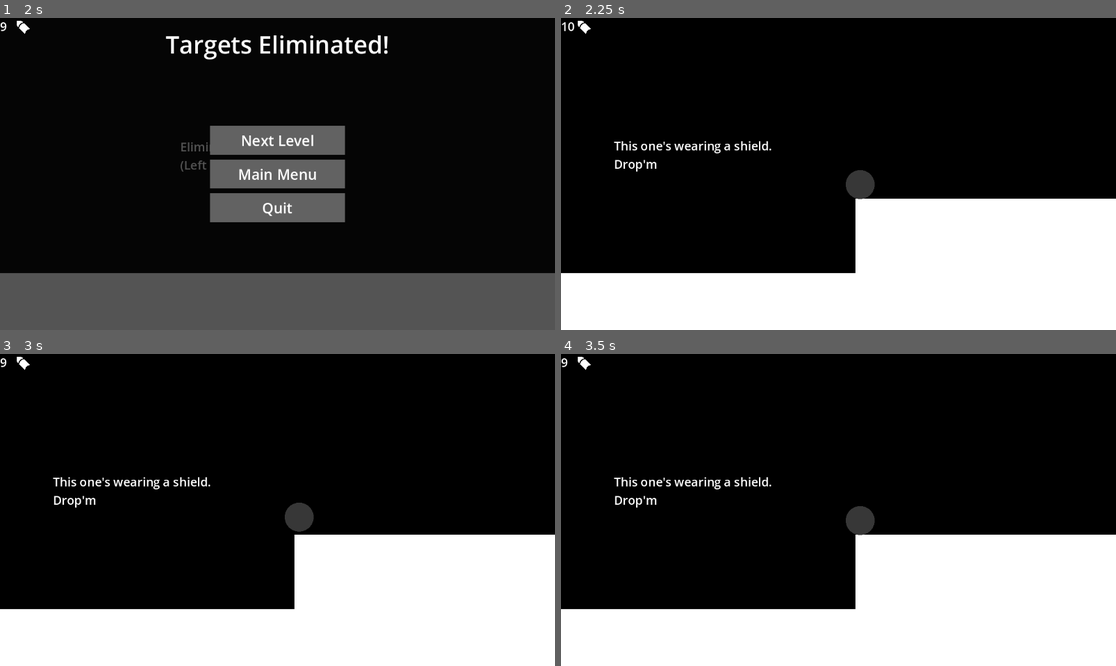
Above: before the commit, frames 1-4 (two rows, left to right).
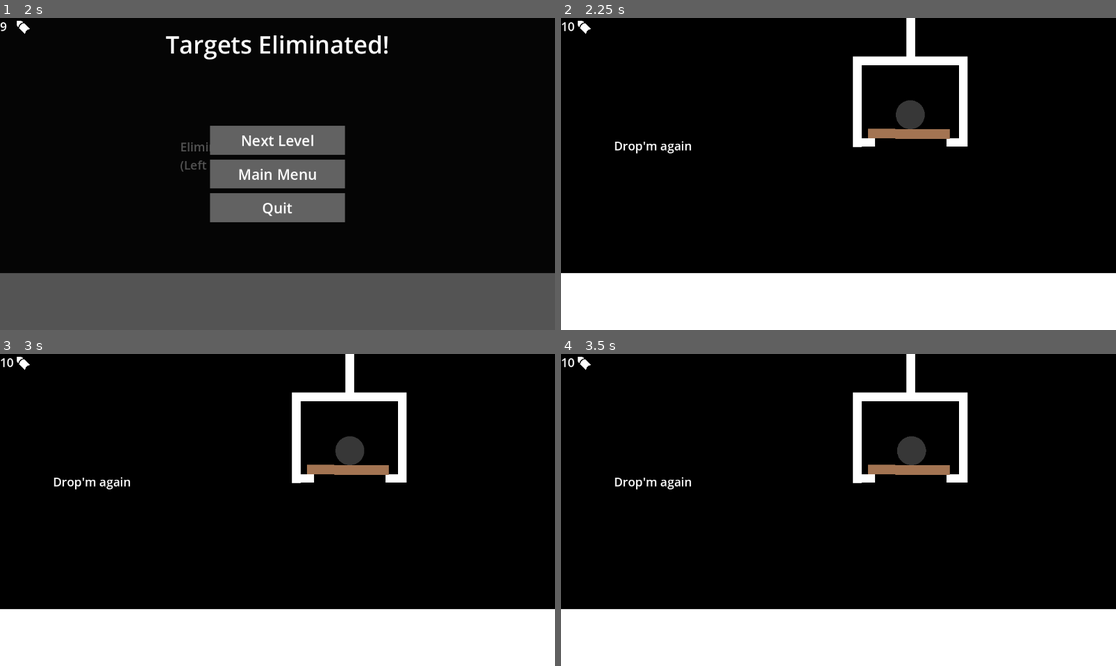
Above: after the commit, the same moments.

Repository: 101zh/jumpstart
Game: Godot game, scene res://gameobjects/MainMenu.tscn
Two runs of this game, one before a commit and one after it. Both use one fixed random seed, a clock stepped at 60 frames per second and the inputs below.
Inputs (mouse positions are in pixels of both pictures, inside the frame that each line leads up to):
- Up to frame 1 (2 s): click "Start Game" at 0.5 s; tap Enter at 1.25 s; move the mouse to (271, 258) at 1.27 s; click (271, 258) at 1.42 s
- Up to frame 2 (2.25 s): click "Next Level" at 2 s
- Up to frame 3 (3 s): tap Space at 2.75 s; move the mouse to (299, 519) at 2.77 s; click (299, 519) at 2.92 s
- Up to frame 4 (3.5 s): no input

Frame 1 is identical in both runs. In frame 2, 15% of the frame differs, in the area x 9-100%, y 0-82%; in frame 3, 15%, in the area x 0-100%, y 0-82%; in frame 4, 15%.

Commit message:
create a few more levels

Diff:
--- a/gameobjects/Logs/ShieldedShortLog.tscn
+++ b/gameobjects/Logs/ShieldedShortLog.tscn
@@ -13,6 +13,7 @@
 can_sleep = false
 script = ExtResource("1_huv5a")
 isShielded = true
+impulseStrength = 25.0
 
 [node name="CollisionShape2D" type="CollisionShape2D" parent="."]
 shape = SubResource("RectangleShape2D_njov2")
--- /dev/null
+++ b/scenes/Levels/10.tscn
@@ -0,0 +1,220 @@
+[gd_scene load_steps=12 format=3 uid="uid://b113k2erdot4q"]
+
+[ext_resource type="PackedScene" uid="uid://dj0i3ilb0em5e" path="res://gameobjects/LevelCompleteMenu.tscn" id="1_uo4vm"]
+[ext_resource type="PackedScene" uid="uid://hp67lgdqe4o0" path="res://gameobjects/PauseMenu.tscn" id="2_3c3fy"]
+[ext_resource type="Texture2D" uid="uid://cqkpstk3ab03o" path="res://scripts/bullet_icon.png" id="3_d8jvn"]
+[ext_resource type="PackedScene" uid="uid://sbwpjuxunt7m" path="res://gameobjects/ShieldedEnemy.tscn" id="4_keeqc"]
+[ext_resource type="PackedScene" uid="uid://cedn7npun3ndo" path="res://gameobjects/Logs/ShortLog.tscn" id="4_n4ccf"]
+[ext_resource type="PackedScene" uid="uid://cij0pk5ot36v5" path="res://gameobjects/Logs/ShieldedMediumLog.tscn" id="5_uo4vm"]
+[ext_resource type="PackedScene" uid="uid://dk3m8yiyy7mbs" path="res://gameobjects/Enemy.tscn" id="5_v3nfo"]
+[ext_resource type="PackedScene" uid="uid://se5tqd4uybrx" path="res://gameobjects/Logs/MediumLog.tscn" id="5_xmdnp"]
+[ext_resource type="PackedScene" uid="uid://bvne8qxuy3qxb" path="res://gameobjects/Logs/ShieldedShortLog.tscn" id="7_ctto7"]
+
+[sub_resource type="CanvasTexture" id="CanvasTexture_myinc"]
+
+[sub_resource type="WorldBoundaryShape2D" id="WorldBoundaryShape2D_myinc"]
+
+[node name="Node2D" type="Node2D"]
+
+[node name="CanvasLayer" type="CanvasLayer" parent="."]
+
+[node name="LevelCompleteMenu" parent="CanvasLayer" instance=ExtResource("1_uo4vm")]
+wait_time = 5.0
+bullet_count = 1
+
+[node name="PauseMenu" parent="CanvasLayer" instance=ExtResource("2_3c3fy")]
+visible = false
+
+[node name="BulletNumber" type="Label" parent="CanvasLayer"]
+offset_right = 137.0
+offset_bottom = 50.0
+theme_override_font_sizes/font_size = 25
+text = "1"
+
+[node name="BulletIcon" type="Sprite2D" parent="CanvasLayer"]
+position = Vector2(48, 19)
+texture = ExtResource("3_d8jvn")
+
+[node name="Background" type="Sprite2D" parent="."]
+modulate = Color(0, 0, 0, 1)
+z_index = -10
+position = Vector2(573, 291)
+scale = Vector2(1246, 682)
+texture = SubResource("CanvasTexture_myinc")
+
+[node name="Ground" type="Sprite2D" parent="."]
+position = Vector2(540, 622.75)
+scale = Vector2(1450, 184.5)
+texture = SubResource("CanvasTexture_myinc")
+
+[node name="StaticBody2D" type="StaticBody2D" parent="Ground"]
+position = Vector2(0.0131034, -0.49729)
+scale = Vector2(0.000689655, 0.00542006)
+
+[node name="CollisionShape2D" type="CollisionShape2D" parent="Ground/StaticBody2D"]
+shape = SubResource("WorldBoundaryShape2D_myinc")
+
+[node name="Log12" parent="." instance=ExtResource("7_ctto7")]
+position = Vector2(303, 388)
+
+[node name="Log17" parent="." instance=ExtResource("7_ctto7")]
+position = Vector2(417, 388)
+
+[node name="Log18" parent="." instance=ExtResource("7_ctto7")]
+position = Vector2(542, 388)
+
+[node name="Log19" parent="." instance=ExtResource("7_ctto7")]
+position = Vector2(666, 388)
+
+[node name="Log20" parent="." instance=ExtResource("7_ctto7")]
+position = Vector2(779, 388)
+
+[node name="Log13" parent="." instance=ExtResource("5_uo4vm")]
+position = Vector2(355, 337)
+rotation = 1.5708
+
+[node name="Log14" parent="." instance=ExtResource("5_uo4vm")]
+position = Vector2(479, 337)
+rotation = 1.5708
+
+[node name="Log15" parent="." instance=ExtResource("5_uo4vm")]
+position = Vector2(603, 337)
+rotation = 1.5708
+
+[node name="Log16" parent="." instance=ExtResource("5_uo4vm")]
+position = Vector2(727, 337)
+rotation = 1.5708
+
+[node name="Log26" parent="." instance=ExtResource("7_ctto7")]
+position = Vector2(418, 187)
+
+[node name="Log27" parent="." instance=ExtResource("7_ctto7")]
+position = Vector2(543, 187)
+
+[node name="Log31" parent="." instance=ExtResource("7_ctto7")]
+position = Vector2(667, 187)
+
+[node name="Log34" parent="." instance=ExtResource("5_uo4vm")]
+position = Vector2(480, 136)
+rotation = 1.5708
+
+[node name="Log35" parent="." instance=ExtResource("5_uo4vm")]
+position = Vector2(604, 136)
+rotation = 1.5708
+
+[node name="Log" parent="." instance=ExtResource("4_n4ccf")]
+position = Vector2(249, 490)
+
+[node name="Log3" parent="." instance=ExtResource("4_n4ccf")]
+position = Vector2(362, 490)
+
+[node name="Log8" parent="." instance=ExtResource("4_n4ccf")]
+position = Vector2(487, 490)
+
+[node name="Log9" parent="." instance=ExtResource("4_n4ccf")]
+position = Vector2(610, 490)
+
+[node name="Log10" parent="." instance=ExtResource("4_n4ccf")]
+position = Vector2(734, 490)
+
+[node name="Log11" parent="." instance=ExtResource("4_n4ccf")]
+position = Vector2(848, 490)
+
+[node name="Log2" parent="." instance=ExtResource("5_xmdnp")]
+position = Vector2(300, 439)
+rotation = 1.5708
+
+[node name="Log4" parent="." instance=ExtResource("5_xmdnp")]
+position = Vector2(424, 439)
+rotation = 1.5708
+
+[node name="Log5" parent="." instance=ExtResource("5_xmdnp")]
+position = Vector2(548, 439)
+rotation = 1.5708
+
+[node name="Log6" parent="." instance=ExtResource("5_xmdnp")]
+position = Vector2(672, 439)
+rotation = 1.5708
+
+[node name="Log7" parent="." instance=ExtResource("5_xmdnp")]
+position = Vector2(796, 439)
+rotation = 1.5708
+
+[node name="Log22" parent="." instance=ExtResource("4_n4ccf")]
+position = Vector2(356, 287)
+
+[node name="Log23" parent="." instance=ExtResource("4_n4ccf")]
+position = Vector2(481, 287)
+
+[node name="Log24" parent="." instance=ExtResource("4_n4ccf")]
+position = Vector2(604, 287)
+
+[node name="Log25" parent="." instance=ExtResource("4_n4ccf")]
+position = Vector2(728, 287)
+
+[node name="Log28" parent="." instance=ExtResource("5_xmdnp")]
+position = Vector2(418, 236)
+rotation = 1.5708
+
+[node name="Log29" parent="." instance=ExtResource("5_xmdnp")]
+position = Vector2(542, 236)
+rotation = 1.5708
+
+[node name="Log30" parent="." instance=ExtResource("5_xmdnp")]
+position = Vector2(666, 236)
+rotation = 1.5708
+
+[node name="Log33" parent="." instance=ExtResource("4_n4ccf")]
+position = Vector2(481, 85)
+
+[node name="Log36" parent="." instance=ExtResource("4_n4ccf")]
+position = Vector2(604, 85)
+
+[node name="Log39" parent="." instance=ExtResource("5_xmdnp")]
+position = Vector2(542, 34)
+rotation = 1.5708
+
+[node name="ShieldedEnemy" parent="." instance=ExtResource("4_keeqc")]
+position = Vector2(541, 95)
+
+[node name="ShieldedEnemy2" parent="." instance=ExtResource("4_keeqc")]
+position = Vector2(541, 295)
+
+[node name="ShieldedEnemy3" parent="." instance=ExtResource("4_keeqc")]
+position = Vector2(665, 295)
+
+[node name="ShieldedEnemy4" parent="." instance=ExtResource("4_keeqc")]
+position = Vector2(418, 295)
+
+[node name="ShieldedEnemy6" parent="." instance=ExtResource("4_keeqc")]
+position = Vector2(425, 499)
+
+[node name="ShieldedEnemy7" parent="." instance=ExtResource("4_keeqc")]
+position = Vector2(549, 499)
+
+[node name="ShieldedEnemy8" parent="." instance=ExtResource("4_keeqc")]
+position = Vector2(302, 499)
+
+[node name="ShieldedEnemy9" parent="." instance=ExtResource("4_keeqc")]
+position = Vector2(798, 499)
+
+[node name="ShieldedEnemy11" parent="." instance=ExtResource("4_keeqc")]
+position = Vector2(675, 499)
+
+[node name="Enemy" parent="." instance=ExtResource("5_v3nfo")]
+position = Vector2(481, 196)
+
+[node name="Enemy2" parent="." instance=ExtResource("5_v3nfo")]
+position = Vector2(604, 196)
+
+[node name="Enemy5" parent="." instance=ExtResource("5_v3nfo")]
+position = Vector2(362, 398)
+
+[node name="Enemy6" parent="." instance=ExtResource("5_v3nfo")]
+position = Vector2(485, 398)
+
+[node name="Enemy7" parent="." instance=ExtResource("5_v3nfo")]
+position = Vector2(611, 399)
+
+[node name="Enemy8" parent="." instance=ExtResource("5_v3nfo")]
+position = Vector2(734, 399)
--- a/scenes/Levels/2.tscn
+++ b/scenes/Levels/2.tscn
@@ -71,7 +71,6 @@
 
 [node name="CollisionShape2D" type="CollisionShape2D" parent="Ground2/StaticBody2D"]
 position = Vector2(-29.6589, 77.5249)
-scale = Vector2(1, 1)
 shape = SubResource("RectangleShape2D_kq1h3")
 
 [node name="ShieldedEnemy" parent="." instance=ExtResource("4_kq1h3")]
--- a/scenes/Levels/6.tscn
+++ b/scenes/Levels/6.tscn
@@ -14,7 +14,7 @@
 [node name="CanvasLayer" type="CanvasLayer" parent="."]
 
 [node name="LevelCompleteMenu" parent="CanvasLayer" instance=ExtResource("1_3tonr")]
-bullet_count = 4
+bullet_count = 2
 
 [node name="PauseMenu" parent="CanvasLayer" instance=ExtResource("2_cehrq")]
 visible = false
--- /dev/null
+++ b/scenes/Levels/7.tscn
@@ -0,0 +1,97 @@
+[gd_scene load_steps=12 format=3 uid="uid://3w6s32kp6xvd"]
+
+[ext_resource type="PackedScene" uid="uid://dj0i3ilb0em5e" path="res://gameobjects/LevelCompleteMenu.tscn" id="1_03jcc"]
+[ext_resource type="PackedScene" uid="uid://hp67lgdqe4o0" path="res://gameobjects/PauseMenu.tscn" id="2_4u3vk"]
+[ext_resource type="Texture2D" uid="uid://cqkpstk3ab03o" path="res://scripts/bullet_icon.png" id="3_neb2m"]
+[ext_resource type="PackedScene" uid="uid://se5tqd4uybrx" path="res://gameobjects/Logs/MediumLog.tscn" id="4_4u3vk"]
+[ext_resource type="PackedScene" uid="uid://dg3txsdel0lyq" path="res://gameobjects/Logs/ShieldedLongLog.tscn" id="5_neb2m"]
+[ext_resource type="PackedScene" uid="uid://dk3m8yiyy7mbs" path="res://gameobjects/Enemy.tscn" id="6_7vsvq"]
+[ext_resource type="PackedScene" uid="uid://cij0pk5ot36v5" path="res://gameobjects/Logs/ShieldedMediumLog.tscn" id="7_7vsvq"]
+
+[sub_resource type="CanvasTexture" id="CanvasTexture_myinc"]
+
+[sub_resource type="WorldBoundaryShape2D" id="WorldBoundaryShape2D_myinc"]
+
+[sub_resource type="CanvasTexture" id="CanvasTexture_neb2m"]
+
+[sub_resource type="RectangleShape2D" id="RectangleShape2D_7vsvq"]
+size = Vector2(1425.86, 183.238)
+
+[node name="Node2D" type="Node2D"]
+
+[node name="CanvasLayer" type="CanvasLayer" parent="."]
+
+[node name="LevelCompleteMenu" parent="CanvasLayer" instance=ExtResource("1_03jcc")]
+bullet_count = 1
+
+[node name="PauseMenu" parent="CanvasLayer" instance=ExtResource("2_4u3vk")]
+visible = false
+
+[node name="BulletNumber" type="Label" parent="CanvasLayer"]
+offset_right = 137.0
+offset_bottom = 50.0
+theme_override_font_sizes/font_size = 25
+text = "1"
+
+[node name="BulletIcon" type="Sprite2D" parent="CanvasLayer"]
+position = Vector2(48, 19)
+texture = ExtResource("3_neb2m")
+
+[node name="Background" type="Sprite2D" parent="."]
+modulate = Color(0, 0, 0, 1)
+z_index = -10
+position = Vector2(573, 291)
+scale = Vector2(1246, 682)
+texture = SubResource("CanvasTexture_myinc")
+
+[node name="Ground" type="Sprite2D" parent="."]
+position = Vector2(540, 622.75)
+scale = Vector2(1450, 184.5)
+texture = SubResource("CanvasTexture_myinc")
+
+[node name="StaticBody2D" type="StaticBody2D" parent="Ground"]
+position = Vector2(0.0131034, -0.49729)
+scale = Vector2(0.000689655, 0.00542006)
+
+[node name="CollisionShape2D" type="CollisionShape2D" parent="Ground/StaticBody2D"]
+shape = SubResource("WorldBoundaryShape2D_myinc")
+
+[node name="Log2" parent="." instance=ExtResource("4_4u3vk")]
+position = Vector2(596, 467)
+
+[node name="Log5" parent="." instance=ExtResource("5_neb2m")]
+position = Vector2(346, 393)
+rotation = 1.5708
+
+[node name="Log6" parent="." instance=ExtResource("5_neb2m")]
+position = Vector2(518, 393)
+rotation = 1.5708
+
+[node name="Enemy" parent="." instance=ExtResource("6_7vsvq")]
+position = Vector2(349, 347)
+
+[node name="Enemy2" parent="." instance=ExtResource("6_7vsvq")]
+position = Vector2(501, 349)
+
+[node name="Enemy3" parent="." instance=ExtResource("6_7vsvq")]
+position = Vector2(349, 497)
+
+[node name="Enemy4" parent="." instance=ExtResource("6_7vsvq")]
+position = Vector2(516, 497)
+
+[node name="Ground2" type="Sprite2D" parent="."]
+position = Vector2(432, 469)
+scale = Vector2(15, 124)
+texture = SubResource("CanvasTexture_neb2m")
+
+[node name="StaticBody2D" type="StaticBody2D" parent="Ground2"]
+position = Vector2(0.0131034, -0.49729)
+scale = Vector2(0.000689655, 0.00542006)
+
+[node name="CollisionShape2D" type="CollisionShape2D" parent="Ground2/StaticBody2D"]
+position = Vector2(-29.6602, 91.4295)
+shape = SubResource("RectangleShape2D_7vsvq")
+
+[node name="Log3" parent="." instance=ExtResource("7_7vsvq")]
+position = Vector2(271, 466)
+impulseStrength = 50.0
--- /dev/null
+++ b/scenes/Levels/8.tscn
@@ -0,0 +1,85 @@
+[gd_scene load_steps=10 format=3 uid="uid://dosxfml5h3ic3"]
+
+[ext_resource type="PackedScene" uid="uid://dj0i3ilb0em5e" path="res://gameobjects/LevelCompleteMenu.tscn" id="1_myb52"]
+[ext_resource type="PackedScene" uid="uid://hp67lgdqe4o0" path="res://gameobjects/PauseMenu.tscn" id="2_apjvi"]
+[ext_resource type="Texture2D" uid="uid://cqkpstk3ab03o" path="res://scripts/bullet_icon.png" id="3_ja2kv"]
+[ext_resource type="PackedScene" uid="uid://sbwpjuxunt7m" path="res://gameobjects/ShieldedEnemy.tscn" id="4_g4ipd"]
+[ext_resource type="PackedScene" uid="uid://d0mdlixr700io" path="res://gameobjects/Logs/LongLog.tscn" id="5_t3gso"]
+[ext_resource type="PackedScene" uid="uid://bvne8qxuy3qxb" path="res://gameobjects/Logs/ShieldedShortLog.tscn" id="6_apjvi"]
+
+[sub_resource type="CanvasTexture" id="CanvasTexture_myinc"]
+
+[sub_resource type="WorldBoundaryShape2D" id="WorldBoundaryShape2D_myinc"]
+
+[sub_resource type="CanvasTexture" id="CanvasTexture_8e26i"]
+
+[node name="Node2D" type="Node2D"]
+
+[node name="CanvasLayer" type="CanvasLayer" parent="."]
+
+[node name="LevelCompleteMenu" parent="CanvasLayer" instance=ExtResource("1_myb52")]
+bullet_count = 1
+
+[node name="PauseMenu" parent="CanvasLayer" instance=ExtResource("2_apjvi")]
+visible = false
+
+[node name="BulletNumber" type="Label" parent="CanvasLayer"]
+offset_right = 137.0
+offset_bottom = 50.0
+theme_override_font_sizes/font_size = 25
+text = "1"
+
+[node name="BulletIcon" type="Sprite2D" parent="CanvasLayer"]
+position = Vector2(48, 19)
+texture = ExtResource("3_ja2kv")
+
+[node name="Background" type="Sprite2D" parent="."]
+modulate = Color(0, 0, 0, 1)
+z_index = -10
+position = Vector2(573, 291)
+scale = Vector2(1246, 682)
+texture = SubResource("CanvasTexture_myinc")
+
+[node name="Ground" type="Sprite2D" parent="."]
+position = Vector2(540, 622.75)
+scale = Vector2(1450, 184.5)
+texture = SubResource("CanvasTexture_myinc")
+
+[node name="StaticBody2D" type="StaticBody2D" parent="Ground"]
+position = Vector2(0.0131034, -0.49729)
+scale = Vector2(0.000689655, 0.00542006)
+
+[node name="CollisionShape2D" type="CollisionShape2D" parent="Ground/StaticBody2D"]
+shape = SubResource("WorldBoundaryShape2D_myinc")
+
+[node name="StaticBody2D" type="StaticBody2D" parent="."]
+position = Vector2(0, 357)
+
+[node name="Sprite2D" type="Sprite2D" parent="StaticBody2D"]
+position = Vector2(8.25006, 93.1249)
+scale = Vector2(17.5001, 187.25)
+texture = SubResource("CanvasTexture_8e26i")
+
+[node name="Sprite2D2" type="Sprite2D" parent="StaticBody2D"]
+position = Vector2(117.75, 8.12499)
+scale = Vector2(236.5, 17.25)
+texture = SubResource("CanvasTexture_8e26i")
+
+[node name="Sprite2D7" type="Sprite2D" parent="StaticBody2D"]
+position = Vector2(118, 177)
+scale = Vector2(236.5, 17.25)
+texture = SubResource("CanvasTexture_8e26i")
+
+[node name="CollisionPolygon2D" type="CollisionPolygon2D" parent="StaticBody2D"]
+polygon = PackedVector2Array(0, -2, 0, 186, 236, 185, 236, 168, 17, 168, 17, 17, 236, 16, 236, -1, 127, 0)
+
+[node name="ShieldedEnemy" parent="." instance=ExtResource("4_g4ipd")]
+position = Vector2(116, 491)
+
+[node name="Log" parent="." instance=ExtResource("5_t3gso")]
+position = Vector2(426, 520)
+rotation = 1.5708
+
+[node name="Log2" parent="." instance=ExtResource("6_apjvi")]
+position = Vector2(424, 500)
+rotation = 1.5708
--- /dev/null
+++ b/scenes/Levels/9.tscn
@@ -0,0 +1,163 @@
+[gd_scene load_steps=12 format=3 uid="uid://c4m3cd761l8kd"]
+
+[ext_resource type="PackedScene" uid="uid://dj0i3ilb0em5e" path="res://gameobjects/LevelCompleteMenu.tscn" id="1_ift1m"]
+[ext_resource type="PackedScene" uid="uid://hp67lgdqe4o0" path="res://gameobjects/PauseMenu.tscn" id="2_5rhe3"]
+[ext_resource type="Texture2D" uid="uid://cqkpstk3ab03o" path="res://scripts/bullet_icon.png" id="3_alofm"]
+[ext_resource type="PackedScene" uid="uid://sbwpjuxunt7m" path="res://gameobjects/ShieldedEnemy.tscn" id="4_i43tm"]
+[ext_resource type="PackedScene" uid="uid://dg3txsdel0lyq" path="res://gameobjects/Logs/ShieldedLongLog.tscn" id="5_dtkgl"]
+[ext_resource type="PackedScene" uid="uid://dk3m8yiyy7mbs" path="res://gameobjects/Enemy.tscn" id="5_ift1m"]
+[ext_resource type="PackedScene" uid="uid://bvne8qxuy3qxb" path="res://gameobjects/Logs/ShieldedShortLog.tscn" id="6_eky1u"]
+
+[sub_resource type="CanvasTexture" id="CanvasTexture_myinc"]
+
+[sub_resource type="WorldBoundaryShape2D" id="WorldBoundaryShape2D_myinc"]
+
+[sub_resource type="CanvasTexture" id="CanvasTexture_dtkgl"]
+
+[sub_resource type="RectangleShape2D" id="RectangleShape2D_ift1m"]
+size = Vector2(1425.86, 183.238)
+
+[node name="Node2D" type="Node2D"]
+
+[node name="CanvasLayer" type="CanvasLayer" parent="."]
+
+[node name="LevelCompleteMenu" parent="CanvasLayer" instance=ExtResource("1_ift1m")]
+bullet_count = 7
+
+[node name="PauseMenu" parent="CanvasLayer" instance=ExtResource("2_5rhe3")]
+visible = false
+
+[node name="BulletNumber" type="Label" parent="CanvasLayer"]
+offset_right = 137.0
+offset_bottom = 50.0
+theme_override_font_sizes/font_size = 25
+text = "1"
+
+[node name="BulletIcon" type="Sprite2D" parent="CanvasLayer"]
+position = Vector2(48, 19)
+texture = ExtResource("3_alofm")
+
+[node name="Background" type="Sprite2D" parent="."]
+modulate = Color(0, 0, 0, 1)
+z_index = -10
+position = Vector2(573, 291)
+scale = Vector2(1246, 682)
+texture = SubResource("CanvasTexture_myinc")
+
+[node name="Ground" type="Sprite2D" parent="."]
+position = Vector2(540, 622.75)
+scale = Vector2(1450, 184.5)
+texture = SubResource("CanvasTexture_myinc")
+
+[node name="StaticBody2D" type="StaticBody2D" parent="Ground"]
+position = Vector2(0.0131034, -0.49729)
+scale = Vector2(0.000689655, 0.00542006)
+
+[node name="CollisionShape2D" type="CollisionShape2D" parent="Ground/StaticBody2D"]
+shape = SubResource("WorldBoundaryShape2D_myinc")
+
+[node name="ShieldedEnemy" parent="." instance=ExtResource("4_i43tm")]
+position = Vector2(255, 500)
+
+[node name="Enemy" parent="." instance=ExtResource("5_ift1m")]
+position = Vector2(316, 500)
+
+[node name="ShieldedEnemy2" parent="." instance=ExtResource("4_i43tm")]
+position = Vector2(377, 500)
+
+[node name="Enemy2" parent="." instance=ExtResource("5_ift1m")]
+position = Vector2(438, 500)
+
+[node name="ShieldedEnemy3" parent="." instance=ExtResource("4_i43tm")]
+position = Vector2(499, 500)
+
+[node name="Enemy3" parent="." instance=ExtResource("5_ift1m")]
+position = Vector2(560, 500)
+
+[node name="ShieldedEnemy4" parent="." instance=ExtResource("4_i43tm")]
+position = Vector2(285, 448)
+
+[node name="Enemy4" parent="." instance=ExtResource("5_ift1m")]
+position = Vector2(346, 448)
+
+[node name="ShieldedEnemy5" parent="." instance=ExtResource("4_i43tm")]
+position = Vector2(407, 448)
+
+[node name="Enemy5" parent="." instance=ExtResource("5_ift1m")]
+position = Vector2(468, 448)
+
+[node name="ShieldedEnemy6" parent="." instance=ExtResource("4_i43tm")]
+position = Vector2(529, 448)
+
+[node name="Enemy6" parent="." instance=ExtResource("5_ift1m")]
+position = Vector2(590, 448)
+
+[node name="ShieldedEnemy7" parent="." instance=ExtResource("4_i43tm")]
+position = Vector2(255, 396)
+
+[node name="Enemy7" parent="." instance=ExtResource("5_ift1m")]
+position = Vector2(316, 396)
+
+[node name="ShieldedEnemy8" parent="." instance=ExtResource("4_i43tm")]
+position = Vector2(377, 396)
+
+[node name="Enemy8" parent="." instance=ExtResource("5_ift1m")]
+position = Vector2(438, 396)
+
+[node name="ShieldedEnemy9" parent="." instance=ExtResource("4_i43tm")]
+position = Vector2(499, 396)
+
+[node name="Enemy9" parent="." instance=ExtResource("5_ift1m")]
+position = Vector2(560, 396)
+
+[node name="Ground2" type="Sprite2D" parent="."]
+position = Vector2(215, 470)
+scale = Vector2(15, 124)
+texture = SubResource("CanvasTexture_dtkgl")
+
+[node name="StaticBody2D" type="StaticBody2D" parent="Ground2"]
+position = Vector2(0.0131034, -0.49729)
+scale = Vector2(0.000689655, 0.00542006)
+
+[node name="CollisionShape2D" type="CollisionShape2D" parent="Ground2/StaticBody2D"]
+position = Vector2(-29.6602, 91.4295)
+shape = SubResource("RectangleShape2D_ift1m")
+
+[node name="Ground3" type="Sprite2D" parent="."]
+position = Vector2(630, 471)
+scale = Vector2(15, 124)
+texture = SubResource("CanvasTexture_dtkgl")
+
+[node name="StaticBody2D" type="StaticBody2D" parent="Ground3"]
+position = Vector2(0.0131034, -0.49729)
+scale = Vector2(0.000689655, 0.00542006)
+
+[node name="CollisionShape2D" type="CollisionShape2D" parent="Ground3/StaticBody2D"]
+position = Vector2(-29.6602, 91.4295)
+shape = SubResource("RectangleShape2D_ift1m")
+
+[node name="Log2" parent="." instance=ExtResource("5_dtkgl")]
+position = Vector2(707, 445)
+
+[node name="Log4" parent="." instance=ExtResource("5_dtkgl")]
+position = Vector2(857, 444)
+
+[node name="Log3" parent="." instance=ExtResource("5_dtkgl")]
+position = Vector2(781, 349)
+rotation = 1.5708
+
+[node name="Log5" parent="." instance=ExtResource("6_eky1u")]
+position = Vector2(722, 328)
+rotation = 1.5708
+
+[node name="Log6" parent="." instance=ExtResource("6_eky1u")]
+position = Vector2(714, 306)
+rotation = 1.5708
+
+[node name="Log7" parent="." instance=ExtResource("6_eky1u")]
+position = Vector2(705, 284)
+rotation = 1.5708
+
+[node name="Log8" parent="." instance=ExtResource("6_eky1u")]
+position = Vector2(716, 261)
+rotation = 1.5708
--- a/scripts/enemy.gd
+++ b/scripts/enemy.gd
@@ -1,7 +1,7 @@
 extends RigidBody2D
 
 @export var isShielded : bool = false
-@export var impulseStrength : float = 175.0
+@export var impulseStrength : float = 200
 const speedThreshold : float = 175
 const fallingSpeedThreshold : float = 350
 var last_linear_velocity : Vector2;
--- a/scripts/level_manager.gd
+++ b/scripts/level_manager.gd
@@ -2,6 +2,7 @@
 
 const pathToLevels : String = "res://scenes/Levels/"
 var enemies : int = 0;
+@export var wait_time : float = 3
 @export var bullet_count : int;
 @onready var bullet_number: Label = $"../BulletNumber"
 var crosshair = load("res://images/crosshair.png")
@@ -21,7 +22,8 @@
 	bullet_number.text = str(GameManager.bullets)
 
 func _on_next_level_button_down() -> void:
-	var levelNumber : int = int(get_tree().current_scene.scene_file_path.substr(get_tree().current_scene.scene_file_path.length()-6, 1))
+	var levelNumber : int = int(get_tree().current_scene.name)
+	print(levelNumber)
 	if(levelNumber>=GameManager.level_count):
 		GameManager.change_scene_to_file("res://gameobjects/EndingMenu.tscn")
 	else:
@@ -39,7 +41,7 @@
 func onZeroBullets() -> void:
 	print("zero bullets")
 	if GameManager.bullets <= 0 and enemies >= 1:
-		await get_tree().create_timer(3, false, false, true).timeout
+		await get_tree().create_timer(wait_time, false, false, true).timeout
 		if GameManager.bullets<=0 and enemies>=1:
 			print("level failed")
 			level_failed.show()
--- a/scripts/log.gd
+++ b/scripts/log.gd
@@ -2,7 +2,6 @@
 
 @export var isShielded : bool = false
 @export var impulseStrength : float = 20
-const impulseYScaling : float = 0.25
 var last_linear_velocity : Vector2;
 
 func _process(delta: float) -> void:
@@ -13,7 +12,6 @@
 		if event.pressed and event.button_index==1 and GameManager.bullets>=1:
 			if isShielded:
 				var impulseDir : Vector2 = position - event.position
-				impulseDir.y *= impulseYScaling
 				apply_impulse(impulseDir * impulseStrength, invert(impulseDir))
 			else:
 				queue_free()
